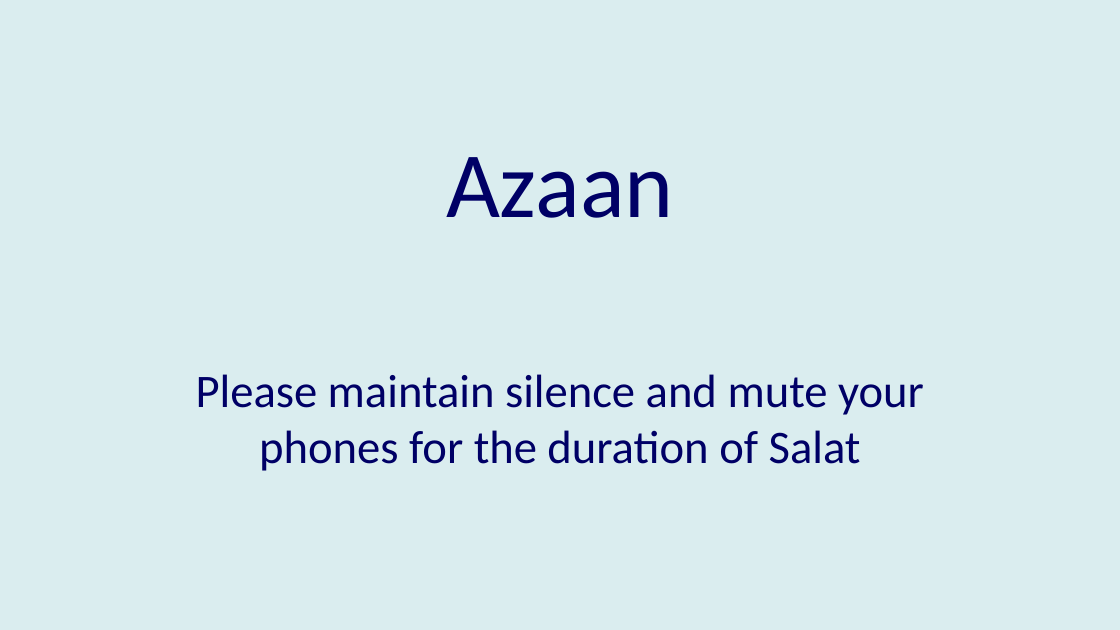
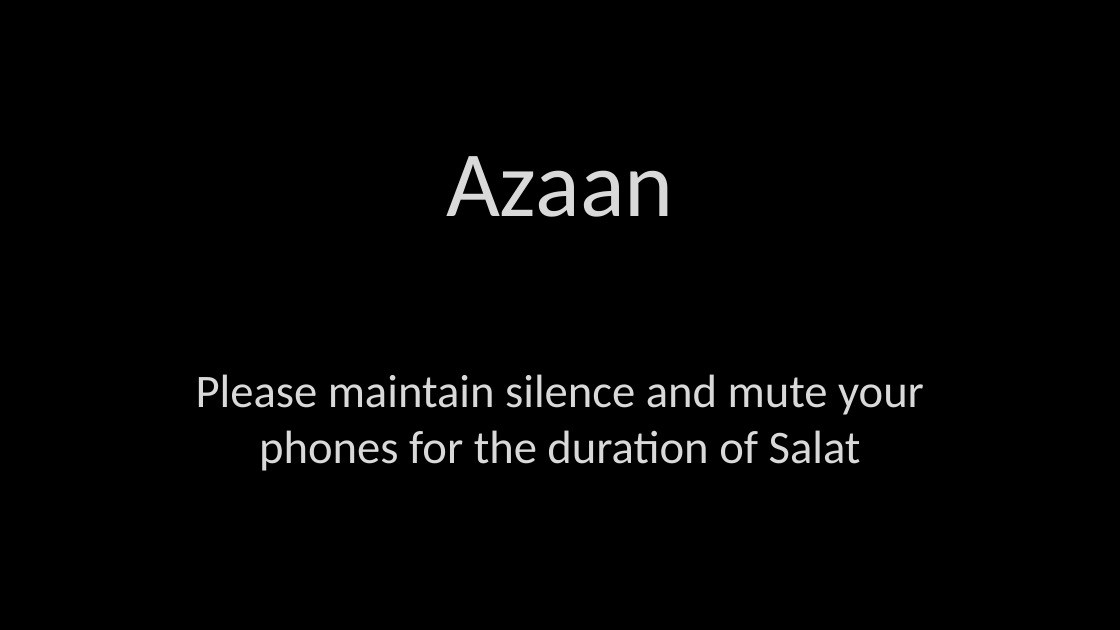
Before and after one commit to GhayurH/Slides, a slide deck: slide 1 of PPTs/Aza - Salah.pptx. Drawn at 1120x630 pixels with LibreOffice and Linux fonts; fonts in the diff are those of the drawing; background and template pictures are left out. Boxes give left, top, right and bottom in pixels: in the first picture for what was removed or moved away, otherwise in the second. Text is boxed around its words. In the diff, an @@ line names an element or a change of style, - is before the commit and + after.

```diff
--- a/PPTs/Aza - Salah.pptx
+++ b/PPTs/Aza - Salah.pptx
@@ background #DAEDEF to picture (left out) @@
@@ text "Azaan" at [446, 156, 674, 217]: text colour #000066 to #D9D9D9 @@
@@ text "Please maintain silence and mute ..." at [196, 374, 924, 471]: text colour #000066 to #D9D9D9 @@
```
Also in this commit, not shown: 1 other slide changed, 1 slide removed, 1 other file.
